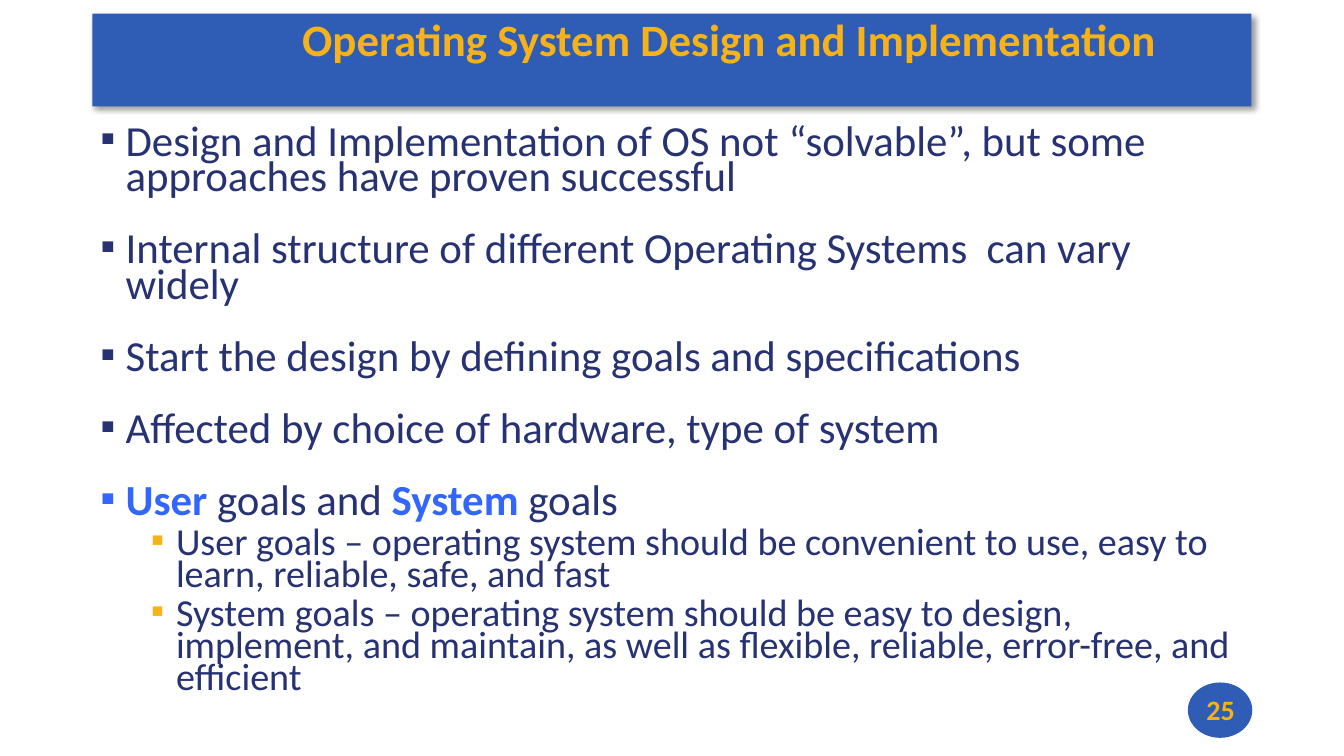
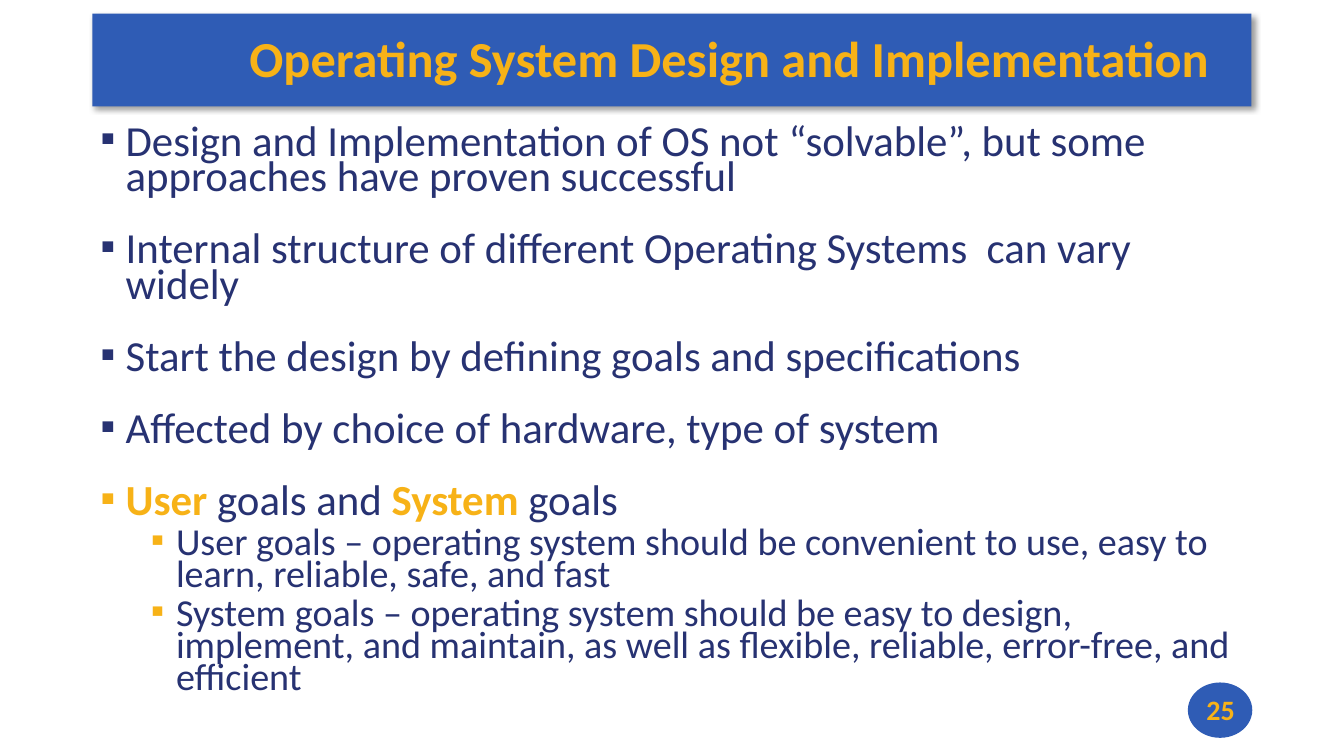
Before and after one commit to andrewt0301/hse-acos-course, a slide deck: slide 25 of docs/part2os/03_SystemCalls/OS_Lecture_03.pptx. Drawn at 1344x756 pixels with LibreOffice and Linux fonts; fonts in the diff are those of the drawing. Boxes give left, top, right and bottom in pixels: in the first picture for what was removed or moved away, otherwise in the second. Text is boxed around its words. In the diff, an @@ line names an element or a change of style, - is before the commit and + after.

```diff
--- a/docs/part2os/03_SystemCalls/OS_Lecture_03.pptx
+++ b/docs/part2os/03_SystemCalls/OS_Lecture_03.pptx
@@ title "Operating System Design and Implementation": place and size @@
-title "Operating System Design and Implementation" at box(302, 24, 1156, 64)
+title "Operating System Design and Implementation" at box(249, 41, 1209, 86)
@@ title "Operating System Design and Implementation" at box(249, 41, 1209, 86): size 32 to 36 pt @@
@@ text at box(126, 485, 618, 523): text colour #3366FF to #F7B217 in "User System" @@
```
Also in this commit, not shown: 5 other slides changed, 1 other file.
